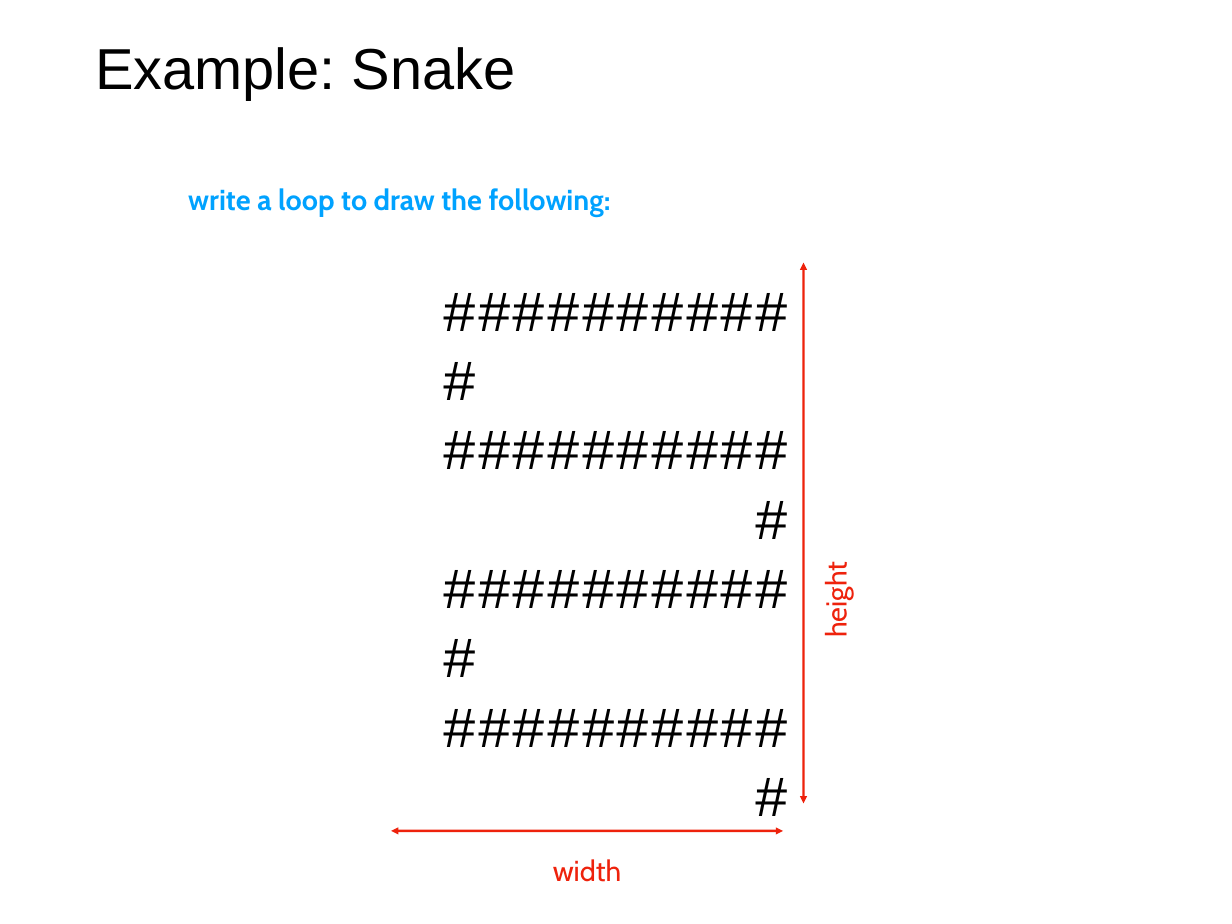
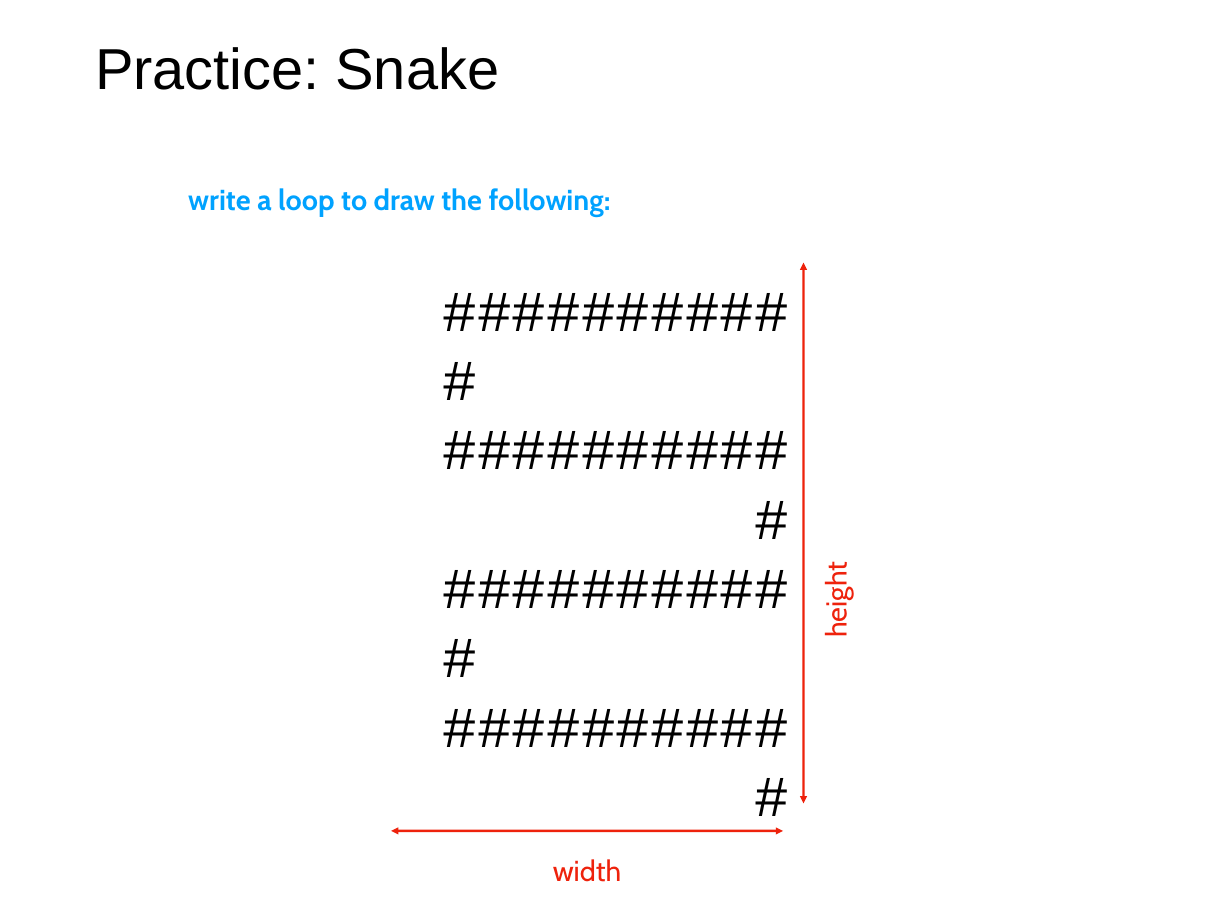
Before and after one commit to tylerharter/caraza-harter-com, a slide deck: slide 33 of tyler/meena/cs220/s22/materials/lecture_ppts/lec_10_S22.ppt (slide 30 before the commit). Drawn at 1232x924 pixels with LibreOffice and Linux fonts; fonts in the diff are those of the drawing. Boxes give left, top, right and bottom in pixels: in the first picture for what was removed or moved away, otherwise in the second. Text is boxed around its words. In the diff, an @@ line names an element or a change of style, - is before the commit and + after.

```diff
--- a/tyler/meena/cs220/s22/materials/lecture_ppts/lec_10_S22.ppt
+++ b/tyler/meena/cs220/s22/materials/lecture_ppts/lec_10_S22.ppt
@@ title at (95, 47, 499, 90): text changed @@
-Example: Snake
+Practice: Snake
```
Also in this commit, not shown: 5 other slides changed, 1 slide added, 2 slides removed.
